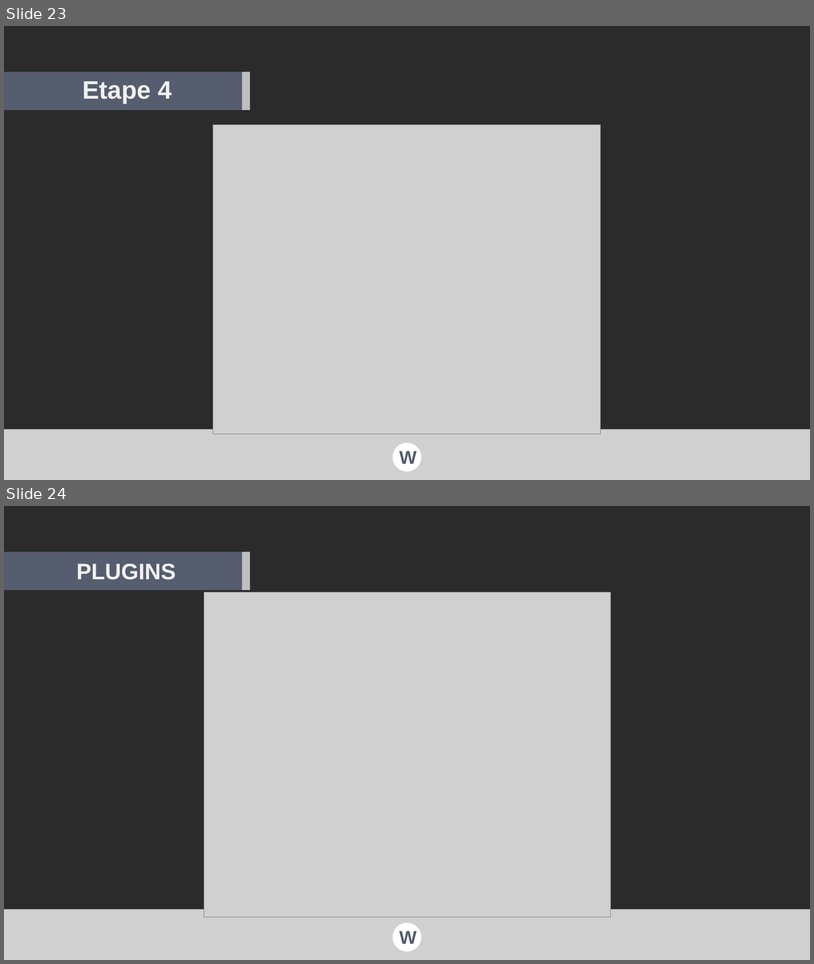
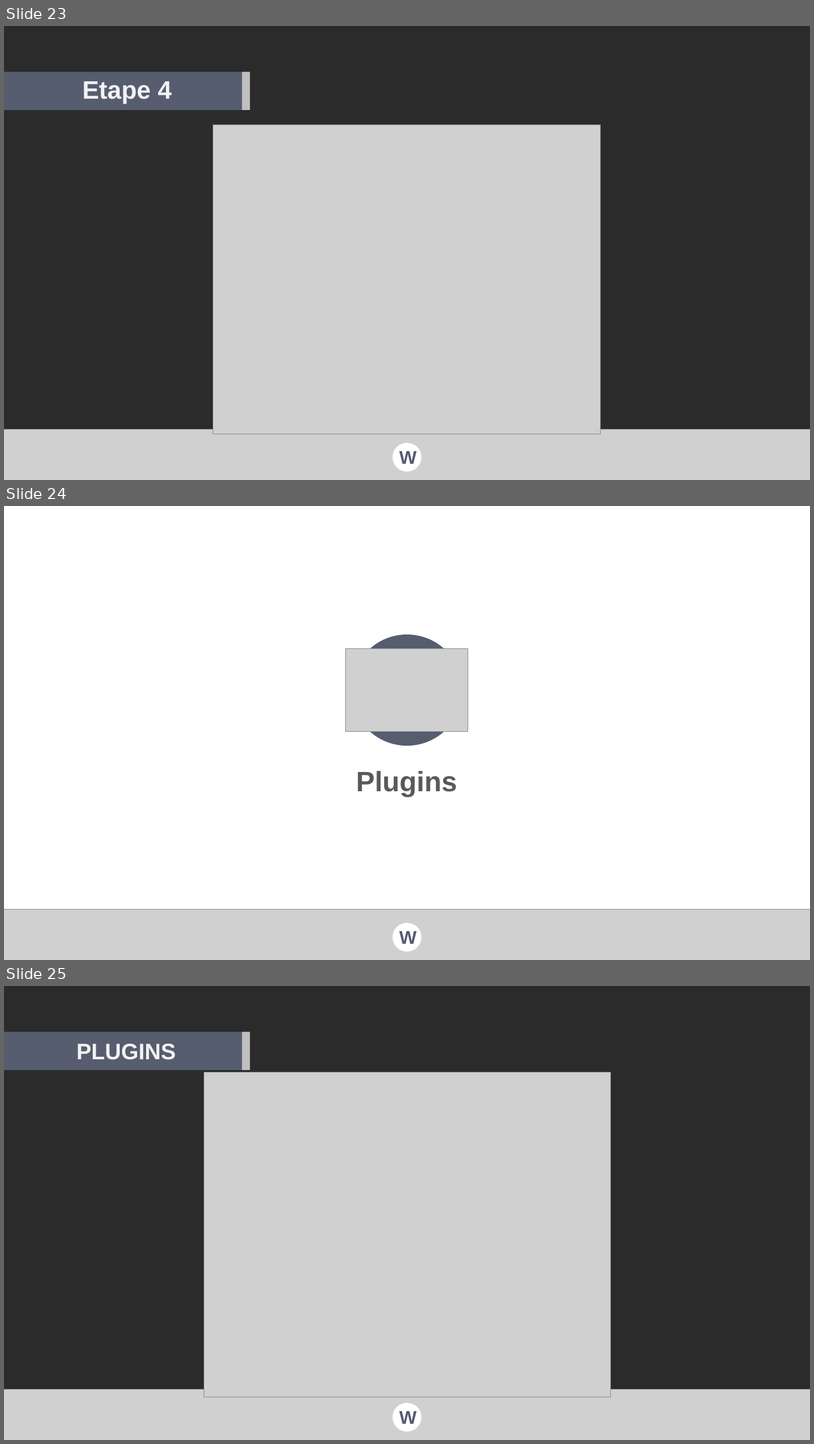
Before and after one commit to val92130/Wander, a slide deck: Docs/Documentation/Presentations/Wander - Forum PI.pptx. Shown one above the other, each under a label of ours: slides 23 and 24 before the commit, slides 23, 24 and 25 after it. The pictures are 814x964 and 814x1444 pixels, drawn with LibreOffice and Linux fonts; fonts in the diff are those of the drawing; grey boxes stand for pictures; background and template pictures are left out; a plain dark background stands for a picture behind light text. Boxes give left, top, right and bottom in pixels: in the first picture for what was removed or moved away, otherwise in the second. Text is boxed around its words. In the diff, an @@ line names an element or a change of style, - is before the commit and + after.

```diff
--- a/Docs/Documentation/Presentations/Wander - Forum PI.pptx
+++ b/Docs/Documentation/Presentations/Wander - Forum PI.pptx
@@ slide 24 added at bbox=[4, 506, 810, 960], background picture (left out) @@
@@ picture added at bbox=[346, 649, 468, 732] @@
@@ ellipse added at bbox=[351, 634, 463, 746], fill #565D6F @@
@@ text added at bbox=[356, 771, 457, 796], 50 pt, text #595959, bold @@
+Plugins
@@ picture added at bbox=[4, 909, 810, 960] @@
@@ ellipse added at bbox=[393, 922, 422, 951], fill #FFFFFF @@
@@ text added at bbox=[399, 931, 417, 943], 33 pt, text #565D6F, bold @@
+W
@@ what was slide 24 is now slide 25 @@
```
Also in this commit, not shown: 1 slide changed, 1 other slide added, 1 slide removed.
